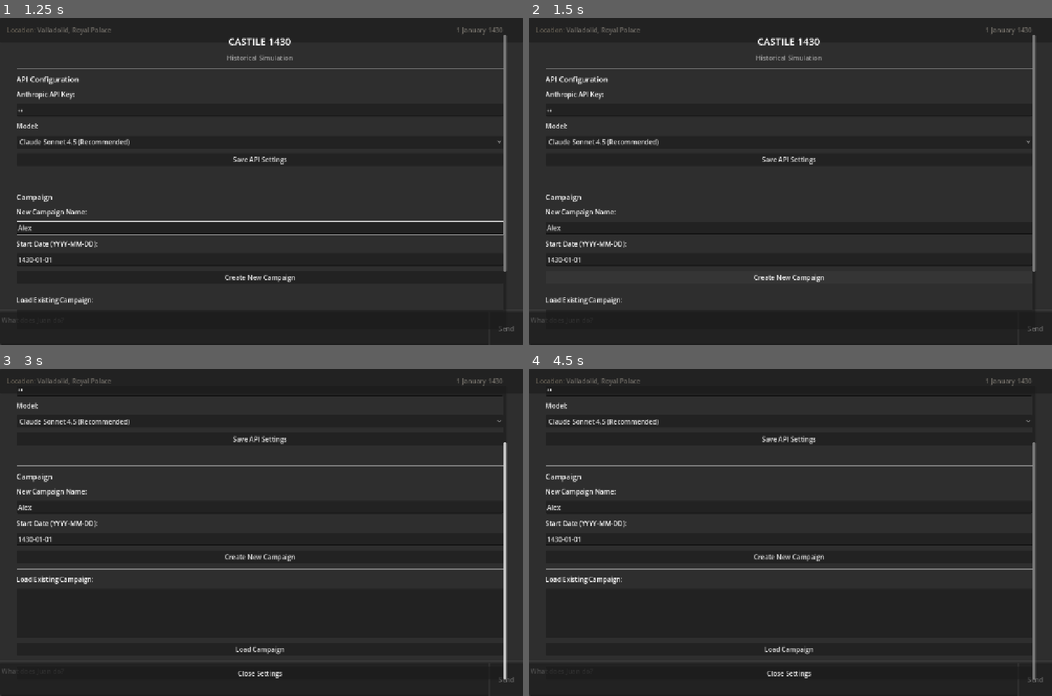
Above: before the commit, frames 1-4 (two rows, left to right).
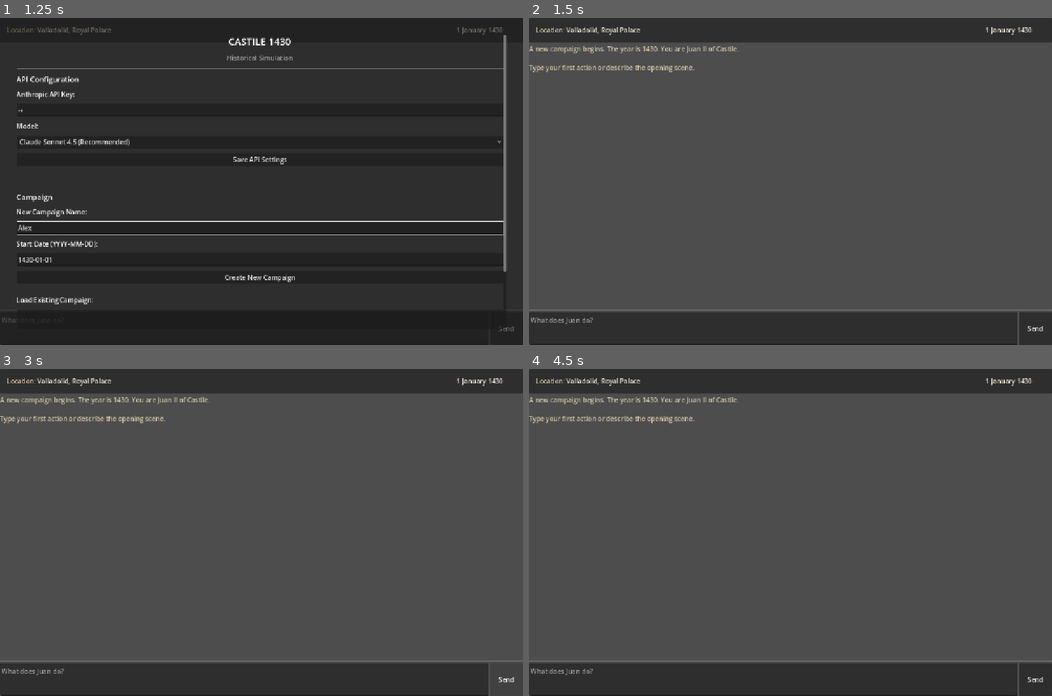
Above: after the commit, the same moments.

Repository: SSicco/History-sim
Game: Godot game, scene res://scenes/main.tscn
Two runs of this game, one before a commit and one after it. Both use one fixed random seed, a clock stepped at 60 frames per second and the inputs below.
Inputs (mouse positions are in pixels of both pictures, inside the frame that each line leads up to):
- Up to frame 1 (1.25 s): click (245, 328) at 0.52 s; type "12" at 0.6 s; click (261, 109) at 0.75 s; type "12" at 0.83 s; click (261, 227) at 0.98 s; type "Alex" at 1.07 s
- Up to frame 2 (1.5 s): click "Create New Campaign" at 1.25 s
- Up to frame 3 (3 s): click (261, 627) at 2 s, where only the run before the commit has a clickable "Create New Campaign"; click "Send" at 2.75 s
- Up to frame 4 (4.5 s): click (790, 421) at 3.5 s, where only the run before the commit has a clickable "Claude Sonnet 4.5 (Recommende…"; click (790, 437) at 4.25 s, where only the run before the commit has a clickable "Save API Settings"

Frame 1 is identical in both runs. In frame 2, 79% of the frame differs, in the area x 0-100%, y 2-100%; in frame 3, 83%; in frame 4, 82%.
Error before the commit: Parse Error: Cannot infer the type of "start_date" variable because the value doesn't have a set type. (res://scripts/main.gd:77)

Commit message:
Fix type inference error for start_date variable
GDScript cannot infer the type from get_start_date() via :=, use explicit
String type annotation instead.

https://claude.ai/code/session_014Px2bT9h5Db1wkxenHzM5b

Diff:
--- a/scripts/main.gd
+++ b/scripts/main.gd
@@ -74,7 +74,7 @@
 
 
 func _on_new_campaign(campaign_name: String) -> void:
-	var start_date := settings_screen.get_start_date()
+	var start_date: String = settings_screen.get_start_date()
 	game_state.initialize_new_campaign(campaign_name, start_date, "Valladolid, Royal Palace")
 	conversation_buffer.initialize(start_date, "Valladolid, Royal Palace", 1)
 
